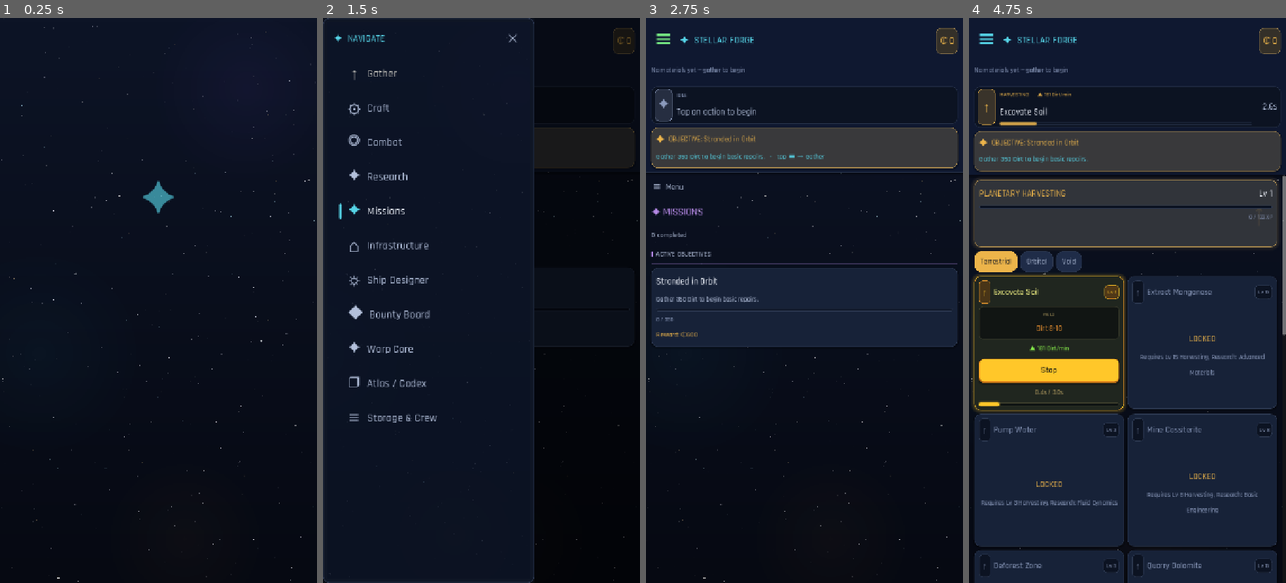
Above: before the commit, frames 1-4 (left to right).
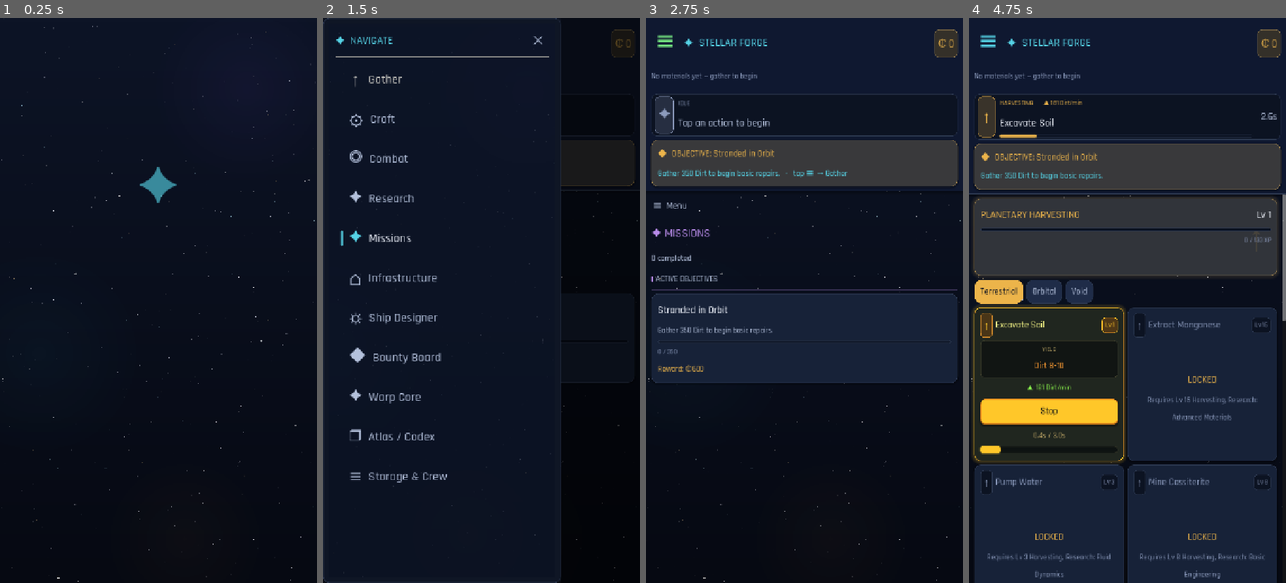
Above: after the commit, the same moments.

Repository: trakyalilter/TestMobileGame
Game: Godot game, scene res://scenes/main.tscn
Two runs of this game, one before a commit and one after it. Both use one fixed random seed, a clock stepped at 60 frames per second and the inputs below.
Inputs (mouse positions are in pixels of both pictures, inside the frame that each line leads up to):
- Up to frame 1 (0.25 s): no input
- Up to frame 2 (1.5 s): click "☰" at 0.5 s; click "☰" at 1.25 s
- Up to frame 3 (2.75 s): click "✕" at 2 s
- Up to frame 4 (4.75 s): click "☰" at 2.75 s; click (1073, 74) at 3.52 s; click "Start" at 4.25 s

The runs differ from the first frame. In frame 1, 0.4% of the frame differs, in the area x 23-98%, y 26-62%; in frame 2, 6.6%; in frame 3, 19%; in frame 4, 28%, in the area x 0-100%, y 1-100%.

Commit message:
Big mobile-game type: scale 1.65 + 14px floor, larger cards everywhere
Matching mainstream mobile-game typography (per reference shots): players
should never strain to read.
- FONT_SCALE 1.45 -> 1.65 and _fs() gains a 14px floor so no squint-print
  survives anywhere (was the smallest text ~12px).
- Page titles up a tier (16->20 base, ~33px) and card titles 13->15 base.
- Containers grown to fit: gather cards 348, craft 364, research nodes 200x104
  (with split axis scales SX 1.55 / SY 2.25 so the tightest 50px rows never
  overlap), storage tiles 122, drawer rows 86 + width 540, sub-tabs 54/46,
  buttons 54, card padding 14/12, progress wrap 16 (READY fits).

https://claude.ai/code/session_01GUAm67mj5mAEoyJTAWupry

Diff:
--- a/scripts/ui/main.gd
+++ b/scripts/ui/main.gd
@@ -56,13 +56,14 @@
 	{"id": "atlas",    "label": "Atlas / Codex",  "icon": "❒"},
 	{"id": "stats",    "label": "Storage & Crew", "icon": "≡"},
 ]
-const DRAWER_W := 480.0
+const DRAWER_W := 540.0
 
 # Global text scale — bumps every font size for phone readability without
 # touching individual call sites. Tune this one number to rescale the whole UI.
-const FONT_SCALE := 1.45
+const FONT_SCALE := 1.65
 func _fs(n: int) -> int:
-	return int(round(n * FONT_SCALE))
+	# Floor keeps ALL text readable — no squint-print anywhere (mobile-game type).
+	return maxi(int(round(n * FONT_SCALE)), 14)
 
 var content: Control
 var pages := {}
@@ -508,7 +509,7 @@
 	ham.text = "☰"
 	ham.flat = true
 	ham.focus_mode = Control.FOCUS_NONE
-	ham.custom_minimum_size = Vector2(56, 50)
+	ham.custom_minimum_size = Vector2(64, 58)
 	ham.add_theme_font_size_override("font_size", _fs(28))
 	ham.add_theme_color_override("font_color", Color.html(CYAN))
 	ham.add_theme_color_override("font_color_hover", Color.html(CYAN))
@@ -554,7 +555,7 @@
 	var scroll := ScrollContainer.new()
 	scroll.horizontal_scroll_mode = ScrollContainer.SCROLL_MODE_AUTO
 	scroll.vertical_scroll_mode = ScrollContainer.SCROLL_MODE_DISABLED
-	scroll.custom_minimum_size = Vector2(0, 44)
+	scroll.custom_minimum_size = Vector2(0, 50)
 	topv.add_child(scroll)
 	res_bar = HBoxContainer.new()
 	res_bar.add_theme_constant_override("separation", 6)
@@ -686,7 +687,7 @@
 	btn.flat = true
 	btn.focus_mode = Control.FOCUS_NONE
 	btn.size_flags_horizontal = Control.SIZE_EXPAND_FILL
-	btn.custom_minimum_size = Vector2(0, 74)
+	btn.custom_minimum_size = Vector2(0, 86)
 	var hb := HBoxContainer.new()
 	hb.set_anchors_and_offsets_preset(Control.PRESET_FULL_RECT)
 	hb.add_theme_constant_override("separation", 14)
@@ -924,7 +925,7 @@
 func _gather_card(id: String, a: Dictionary) -> Control:
 	var unlocked := GameState.meets_requirements(a, "harvesting")
 	var active := (GameState.active_type == "gather" and GameState.active_id == id)
-	var v := _card(GOLD, unlocked or active, 300)
+	var v := _card(GOLD, unlocked or active, 348)
 	v.get_parent().set_meta("coach_id", id)
 	_card_head(v, "↑", a["name"], "Lv %d" % int(a.get("level_req", 1)), GOLD, unlocked)
 	if unlocked:
@@ -959,7 +960,7 @@
 	var unlocked := GameState.meets_requirements(r, "fabrication")
 	var active := (GameState.active_type == "craft" and GameState.active_id == id)
 	var affordable := GameState.can_afford(r.get("inputs", {}))
-	var v := _card(CYAN, unlocked or active, 312)
+	var v := _card(CYAN, unlocked or active, 364)
 	v.get_parent().set_meta("coach_id", id)
 	_card_head(v, "⚙", r["name"], "Lv %d" % int(r.get("level_req", 1)), CYAN, unlocked)
 	if unlocked:
@@ -2039,9 +2040,12 @@
 # ============================================================ RESEARCH
 # Faithful port of the desktop research_page graph: per-discipline tabs, each a
 # 2D canvas of positioned nodes with parent→child branch lines drawn between them.
-const RES_NODE_W := 174.0
-const RES_NODE_H := 88.0
-const RES_POS_SCALE := 1.42
+const RES_NODE_W := 200.0
+const RES_NODE_H := 104.0
+# Independent axis scales: y is stretched further so the taller big-type nodes
+# never overlap (tightest original row gap is 50px).
+const RES_SX := 1.55
+const RES_SY := 2.25
 const RES_PAD := 12.0
 
 func _build_research() -> void:
@@ -2089,8 +2093,8 @@
 		maxy = maxf(maxy, p.y)
 	# Node names are capped to 2 lines (below), so RES_NODE_H bounds every node;
 	# extra slack guarantees edge nodes pan fully into view.
-	var cw: float = maxx * RES_POS_SCALE + RES_NODE_W + RES_PAD * 4.0
-	var ch: float = maxy * RES_POS_SCALE + RES_NODE_H + RES_PAD * 4.0
+	var cw: float = maxx * RES_SX + RES_NODE_W + RES_PAD * 4.0
+	var ch: float = maxy * RES_SY + RES_NODE_H + RES_PAD * 4.0
 
 	# One both-axis scroller pans the wide/tall tree in 2D (desktop parity). The
 	# page's own vertical scroll is disabled for this page so the two scrollers
@@ -2116,7 +2120,8 @@
 		if not GameData.RESEARCH.has(nid):
 			continue
 		var node := _research_node(nid)
-		node.position = (pos[nid] as Vector2) * RES_POS_SCALE + Vector2(RES_PAD, RES_PAD)
+		var np: Vector2 = pos[nid]
+		node.position = Vector2(np.x * RES_SX + RES_PAD, np.y * RES_SY + RES_PAD)
 		node.size = Vector2(RES_NODE_W, RES_NODE_H)
 		canvas.add_child(node)
 	hs.add_child(canvas)
@@ -2130,8 +2135,10 @@
 		# Cross-tab parents (not in this layout) are treated as roots — no line.
 		if par == "" or not pos.has(par) or not pos.has(nid):
 			continue
-		var p1: Vector2 = (pos[par] as Vector2) * RES_POS_SCALE + Vector2(RES_PAD + RES_NODE_W, RES_PAD + RES_NODE_H * 0.5)
-		var p2: Vector2 = (pos[nid] as Vector2) * RES_POS_SCALE + Vector2(RES_PAD, RES_PAD + RES_NODE_H * 0.5)
+		var pp: Vector2 = pos[par]
+		var pn: Vector2 = pos[nid]
+		var p1 := Vector2(pp.x * RES_SX + RES_PAD + RES_NODE_W, pp.y * RES_SY + RES_PAD + RES_NODE_H * 0.5)
+		var p2 := Vector2(pn.x * RES_SX + RES_PAD, pn.y * RES_SY + RES_PAD + RES_NODE_H * 0.5)
 		var col := Color.html(GREEN) if GameState.is_research_unlocked(nid) else Color(0.42, 0.46, 0.62, 0.7)
 		# Elbow connector (horizontal out of parent, vertical, into child) reads
 		# cleaner on dense trees than a single diagonal.
@@ -2521,7 +2528,7 @@
 	var rcol := _hex(GameData.color_for(sym))
 	var val: int = maxi(1, GameData.value_of(sym))
 	var panel := PanelContainer.new()
-	panel.custom_minimum_size = Vector2(0, 104)
+	panel.custom_minimum_size = Vector2(0, 122)
 	panel.size_flags_horizontal = Control.SIZE_EXPAND_FILL
 	panel.add_theme_stylebox_override("panel", _bordered(_mix(rcol, SURFACE, 0.9), rcol, 1, 8))
 	panel.tooltip_text = "%s — tap to sell all for ₡%s" % [GameData.res_name(sym), GameData.fmt(amt * val)]
@@ -2563,7 +2570,7 @@
 
 func _storage_slot_empty() -> Control:
 	var panel := PanelContainer.new()
-	panel.custom_minimum_size = Vector2(0, 104)
+	panel.custom_minimum_size = Vector2(0, 122)
 	panel.size_flags_horizontal = Control.SIZE_EXPAND_FILL
 	panel.add_theme_stylebox_override("panel", _bordered(INSET, LINE, 1, 8))
 	var cc := CenterContainer.new()
@@ -2637,7 +2644,7 @@
 func _subtabs(v: VBoxContainer, items: Array, current_id: String, accent: String, on_select: Callable) -> void:
 	var sc := ScrollContainer.new()
 	sc.vertical_scroll_mode = ScrollContainer.SCROLL_MODE_DISABLED
-	sc.custom_minimum_size = Vector2(0, 44)
+	sc.custom_minimum_size = Vector2(0, 54)
 	sc.size_flags_horizontal = Control.SIZE_EXPAND_FILL
 	var hb := HBoxContainer.new()
 	hb.add_theme_constant_override("separation", 7)
@@ -2650,7 +2657,7 @@
 		# PASS so a horizontal drag over a tab reaches the strip's ScrollContainer
 		# (which then scrolls and cancels the tap); a clean tap still selects.
 		b.mouse_filter = Control.MOUSE_FILTER_PASS
-		b.custom_minimum_size = Vector2(0, 38)
+		b.custom_minimum_size = Vector2(0, 46)
 		b.add_theme_font_size_override("font_size", _fs(12))
 		var fill := accent if on else SURFACE_HI
 		var txt := _ideal_text(accent) if on else C_DIM
@@ -2772,7 +2779,7 @@
 func _card_button(text: String, accent: String, enabled: bool) -> Button:
 	var b := Button.new()
 	b.text = text
-	b.custom_minimum_size = Vector2(0, 44)
+	b.custom_minimum_size = Vector2(0, 54)
 	b.focus_mode = Control.FOCUS_NONE
 	b.disabled = not enabled
 	# Chunky game CTA: darker bottom edge fakes a 3D bevel; pressing flattens the
@@ -2801,7 +2808,7 @@
 
 func _progress(v: VBoxContainer, active: bool, accent: String) -> void:
 	var wrap := Control.new()
-	wrap.custom_minimum_size = Vector2(0, 8)
+	wrap.custom_minimum_size = Vector2(0, 16)
 	var bar := ProgressBar.new()
 	bar.set_anchors_and_offsets_preset(Control.PRESET_FULL_RECT)
 	bar.show_percentage = false
@@ -3144,10 +3151,10 @@
 # ---- Design helpers ----
 func _card_style(bg: String, border: String, width := 1, elevated := false) -> StyleBoxFlat:
 	var s := _bordered(bg, border, width, 14)
-	s.content_margin_left = 11
-	s.content_margin_right = 11
-	s.content_margin_top = 10
-	s.content_margin_bottom = 10
+	s.content_margin_left = 14
+	s.content_margin_right = 14
+	s.content_margin_top = 12
+	s.content_margin_bottom = 12
 	if elevated:
 		# Neon glow in the card's own accent — active/unlocked content radiates.
 		var glow := Color.html(border)
